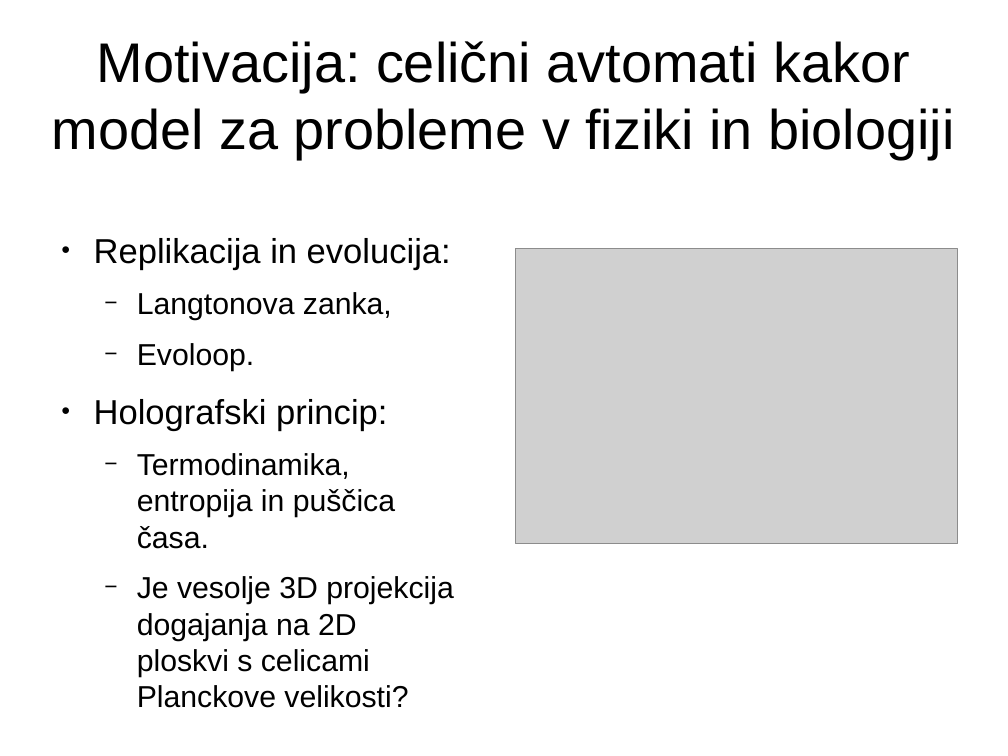
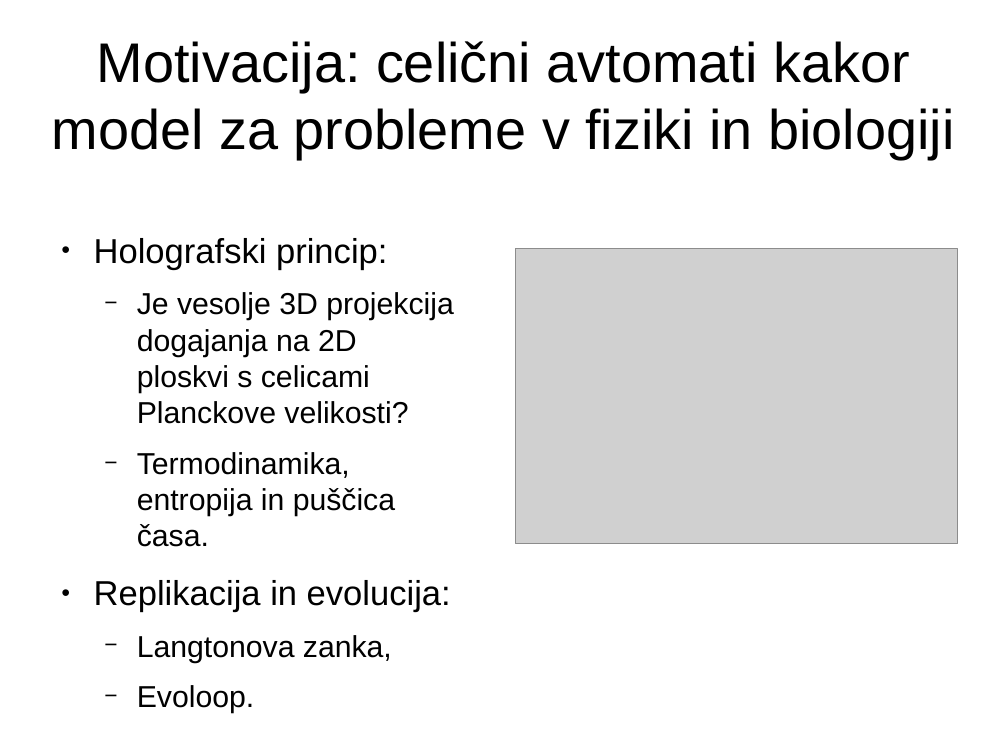
Before and after one commit to jeras/fri-latex-templates, a slide deck: slide 2 of predstavitev/predstavitev.odp (slide 3 before the commit). Drawn at 1008x756 pixels with LibreOffice and Linux fonts; fonts in the diff are those of the drawing; grey boxes stand for pictures. Boxes give left, top, right and bottom in pixels: in the first picture for what was removed or moved away, otherwise in the second. Text is boxed around its words. In the diff, an @@ line names an element or a change of style, - is before the commit and + after.

```diff
--- a/predstavitev/predstavitev.odp
+++ b/predstavitev/predstavitev.odp
@@ text at box(94, 238, 454, 547): paragraphs added @@
+● Holografski princip:
+  − Je vesolje 3D projekcija dogajanja na 2D ploskvi s celicami Planckove velikosti?
+  − Termodinamika, entropija in puščica časa.
@@ text at box(94, 399, 454, 708): paragraphs removed @@
-● Holografski princip:
-  − Termodinamika, entropija in puščica časa.
-  − Je vesolje 3D projekcija dogajanja na 2D ploskvi s celicami Planckove velikosti?
```
Also in this commit, not shown: 18 other slides changed, 7 other files.
